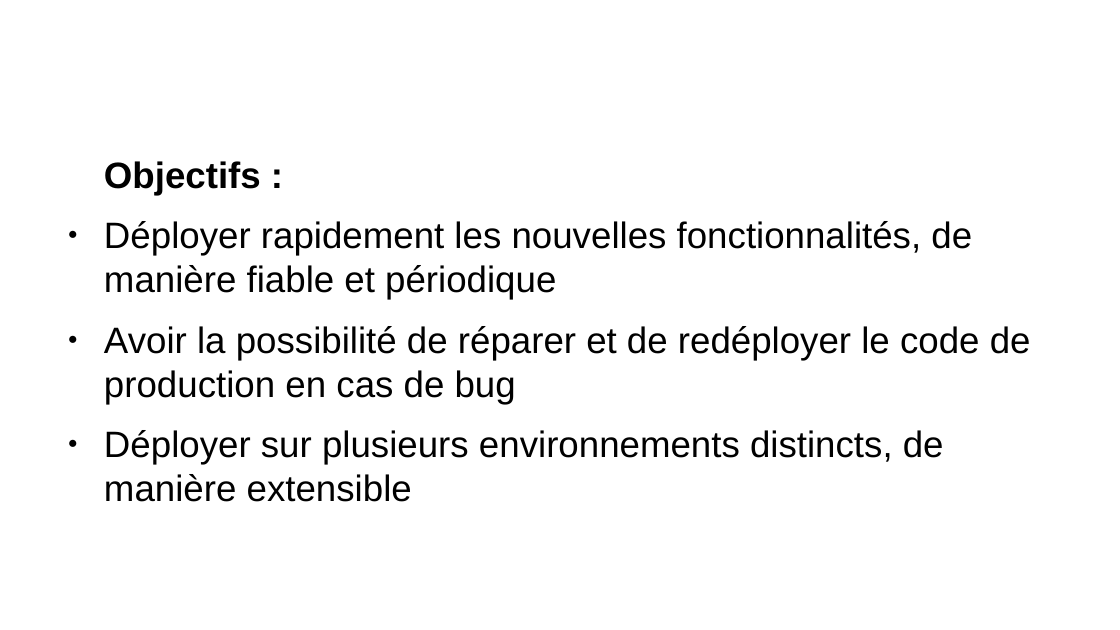
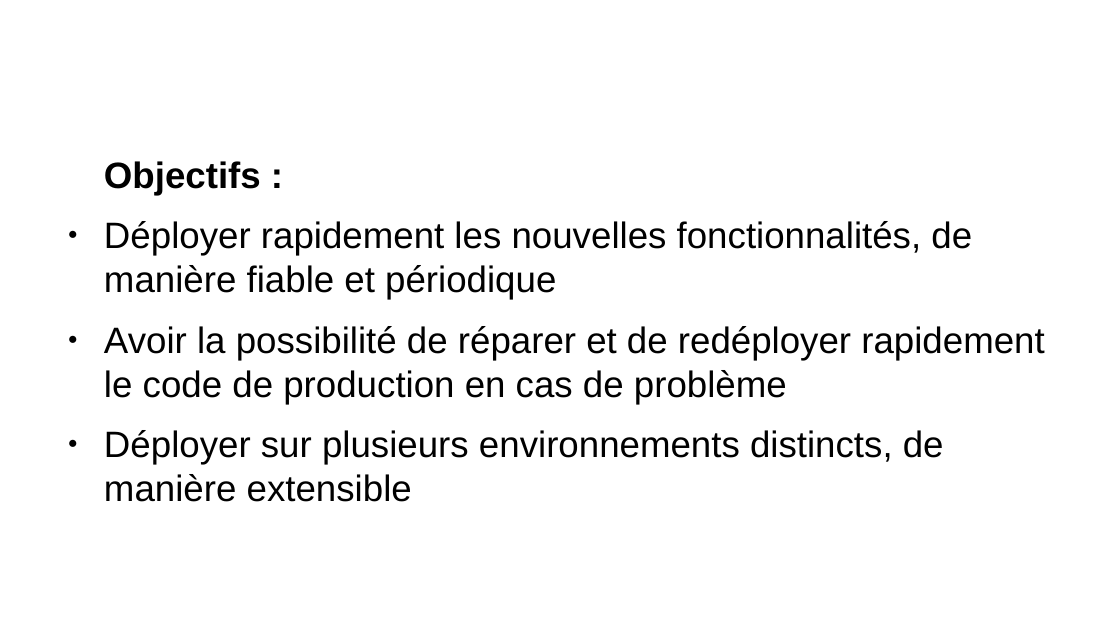
Before and after one commit to remipassmoilesel/ci-cd-plan, a slide deck: slide 19 of ci-cd-plan.odp (slide 20 before the commit). Drawn at 1120x630 pixels with LibreOffice and Linux fonts; fonts in the diff are those of the drawing; background and template pictures are left out. Boxes give left, top, right and bottom in pixels: in the first picture for what was removed or moved away, otherwise in the second. Text is boxed around its words. In the diff, an @@ line names an element or a change of style, - is before the commit and + after.

```diff
--- a/ci-cd-plan.odp
+++ b/ci-cd-plan.odp
@@ text at <box>104,326,1044,404</box>: text changed @@
-● Avoir la possibilité de réparer et de redéployer le code de production en cas de bug
+● Avoir la possibilité de réparer et de redéployer rapidement le code de production en cas de problème
```
Also in this commit, not shown: 7 other slides changed, 1 slide added, 3 slides removed, 2 other files.
